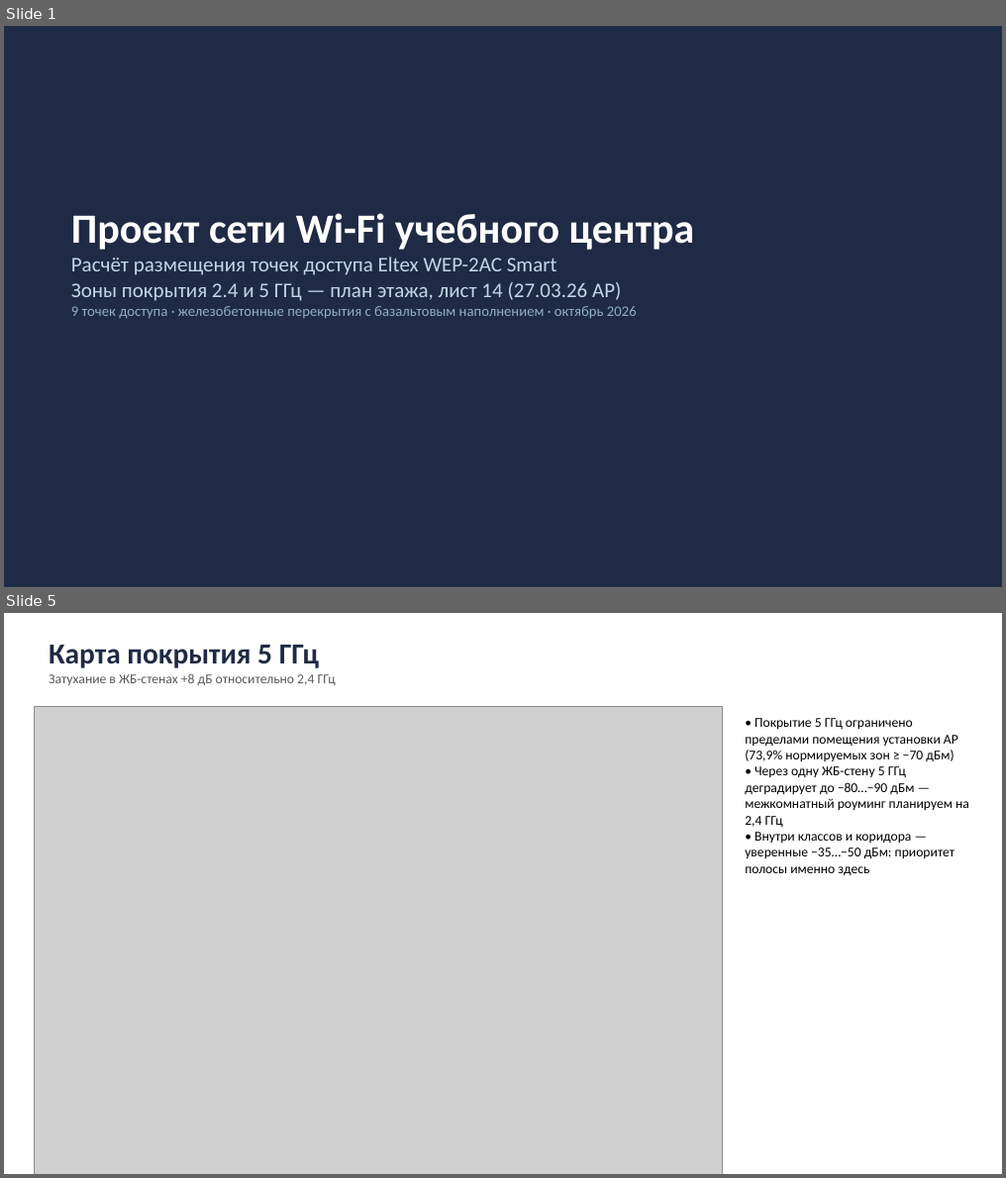
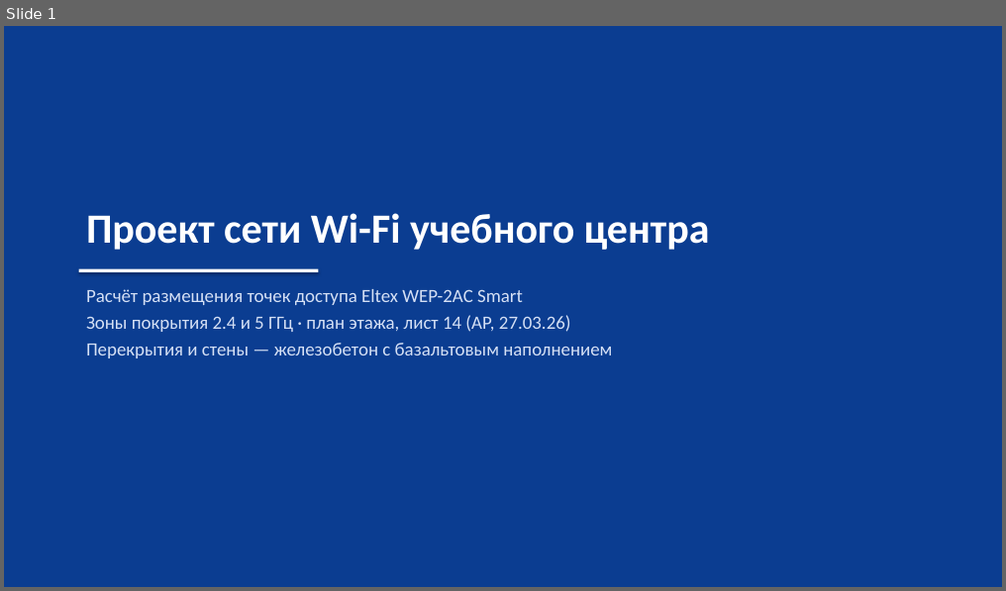
Before and after one commit to vertikalnii/preza, a slide deck: out/WiFi_Eltex_WEP-2AC_план_лист14.pptx. Shown one above the other, each under a label of ours: slides 1 and 5 before the commit, slide 1 after it; the slides between them are not shown. The pictures are 1006x1178 and 1006x591 pixels, drawn with LibreOffice and Linux fonts; fonts in the diff are those of the drawing; grey boxes stand for pictures. Boxes give left, top, right and bottom in pixels: in the first picture for what was removed or moved away, otherwise in the second. Text is boxed around its words. In the diff, an @@ line names an element or a change of style, - is before the commit and + after.

```diff
--- a/out/WiFi_Eltex_WEP-2AC_план_лист14.pptx
+++ b/out/WiFi_Eltex_WEP-2AC_план_лист14.pptx
@@ slide 5 removed at <box>4,613,1002,1174</box>, background #FFFFFF @@
@@ text removed at <box>49,645,336,685</box> @@
-Карта покрытия 5 ГГц
-Затухание в ЖБ-стенах +8 дБ относительно 2,4 ГГц
@@ picture removed at <box>34,707,723,1174</box> @@
@@ text removed at <box>745,718,969,876</box> @@
-• Покрытие 5 ГГц ограничено пределами помещения установки AP (73,9% нормируемых зон ≥ −70 дБм)
-• Через одну ЖБ-стену 5 ГГц деградирует до −80…−90 дБм — межкомнатный роуминг планируем на 2,4 ГГц
-• Внутри классов и коридора — уверенные −35…−50 дБм: приоритет полосы именно здесь
@@ slide 1 changed as well @@
@@ rectangle at <box>4,26,1002,587</box>: fill #1F2A44 to #0B3D91 @@
@@ text "Проект сети Wi-Fi учебного центра": place and size @@
-text "Проект сети Wi-Fi учебного центра" at <box>71,213,695,319</box>
+text "Проект сети Wi-Fi учебного центра" at <box>86,213,710,250</box>
@@ text "Проект сети Wi-Fi учебного центра" at <box>86,213,710,250</box>: more space between paragraphs @@
@@ text at <box>71,257,637,319</box>: paragraphs removed @@
-Расчёт размещения точек доступа Eltex WEP-2AC Smart
-Зоны покрытия 2.4 и 5 ГГц — план этажа, лист 14 (27.03.26 АР)
-9 точек доступа · железобетонные перекрытия с базальтовым наполнением · октябрь 2026
@@ rectangle added at <box>79,270,319,273</box>, fill #FFFFFF @@
@@ text added at <box>86,289,612,359</box>, 18 pt, text #D5E0F5 @@
+Расчёт размещения точек доступа Eltex WEP-2AC Smart
+Зоны покрытия 2.4 и 5 ГГц · план этажа, лист 14 (АР, 27.03.26)
+Перекрытия и стены — железобетон с базальтовым наполнением
```
Also in this commit, not shown: 8 slides added, 6 other slides removed, 11 other files.
